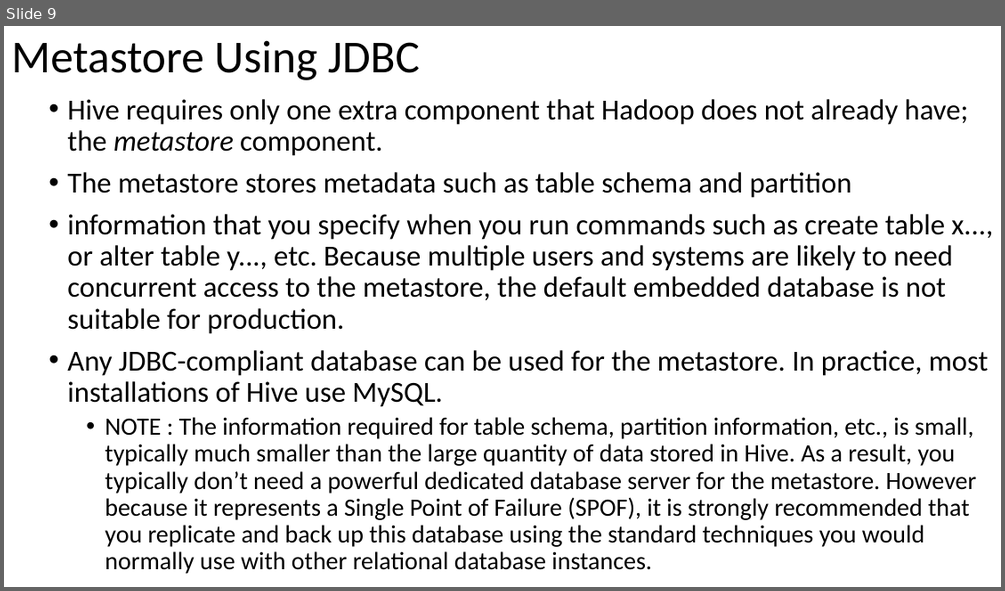
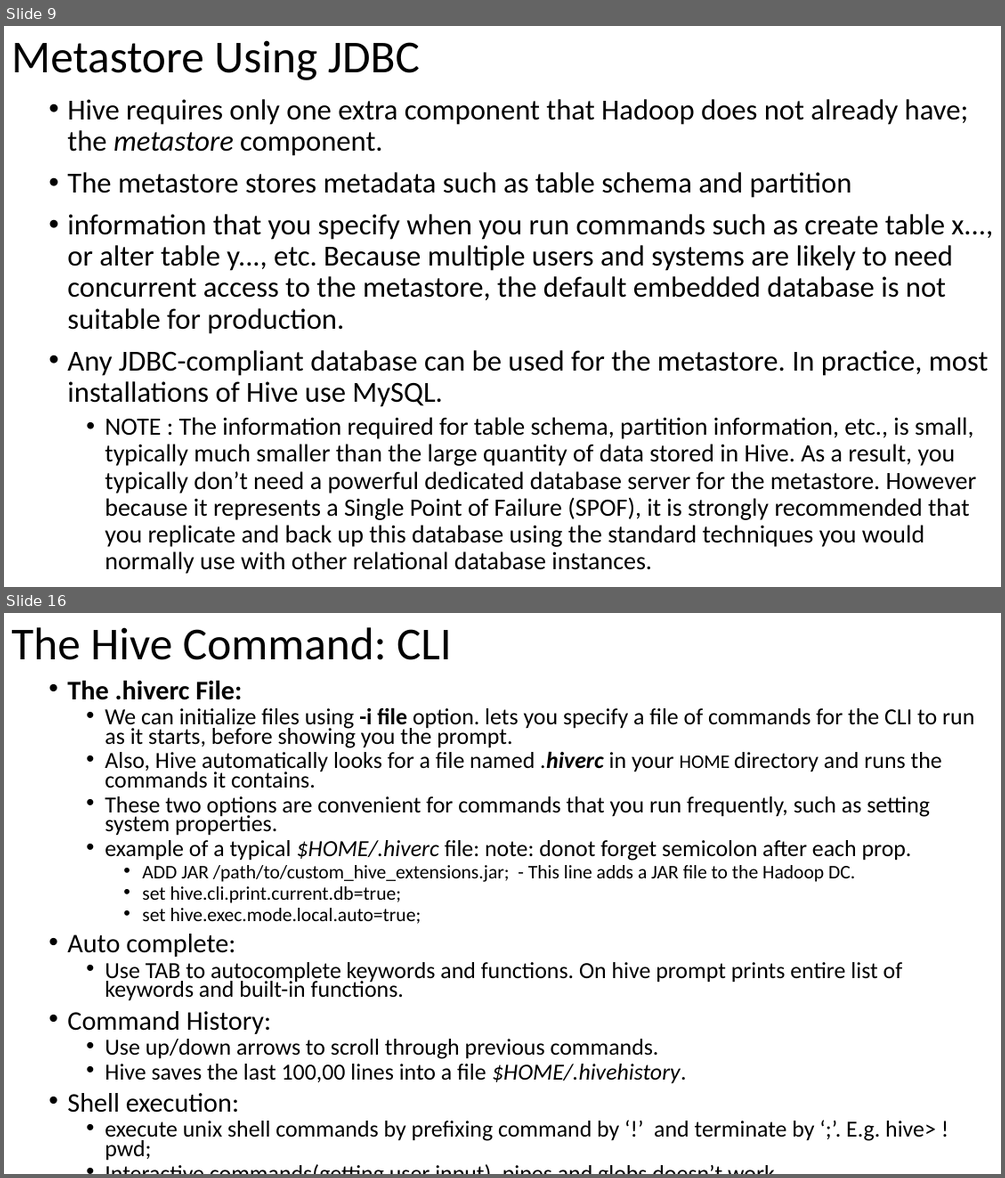
Before and after one commit to email2dorababu/SCALA_Reading, a slide deck: Hive_Def_Guide_mar_2016/Hive_programming_Hive_part1.pptx. Shown one above the other, each under a label of ours: slide 9 before the commit, slides 9 and 16 after it; the slides between them are not shown. The pictures are 1005x591 and 1005x1178 pixels, drawn with LibreOffice and Linux fonts; fonts in the diff are those of the drawing. Boxes give left, top, right and bottom in pixels: in the first picture for what was removed or moved away, otherwise in the second. Text is boxed around its words. In the diff, an @@ line names an element or a change of style, - is before the commit and + after.

```diff
--- a/Hive_Def_Guide_mar_2016/Hive_programming_Hive_part1.pptx
+++ b/Hive_Def_Guide_mar_2016/Hive_programming_Hive_part1.pptx
@@ slide 16 added at [4, 613, 1001, 1174], background #FFFFFF @@
@@ title added at [11, 627, 452, 660], 44 pt, text #000000 @@
+The Hive Command: CLI
@@ text added at [67, 680, 974, 1160], 22.2 pt, text #000000 @@
+• The .hiverc File:
+  • We can initialize files using -i file option. lets you specify a file of commands for the CLI to run as it starts, before showing you the prompt.
+  • Also, Hive automatically looks for a file named .hiverc in your HOME directory and runs the commands it contains.
+  • These two options are convenient for commands that you run frequently, such as setting system properties.
+  • example of a typical $HOME/.hiverc file: note: donot forget semicolon after each prop.
+    • ADD JAR /path/to/custom_hive_extensions.jar; - This line adds a JAR file to the Hadoop DC.
+    • set hive.cli.print.current.db=true;
+    • set hive.exec.mode.local.auto=true;
+• Auto complete:
+  • Use TAB to autocomplete keywords and functions. On hive prompt prints entire list of keywords and built-in functions.
+• Command History:
+  • Use up/down arrows to scroll through previous commands.
+  • Hive saves the last 100,00 lines into a file $HOME/.hivehistory.
+• Shell execution:
+  • execute unix shell commands by prefixing command by ‘!’ and terminate by ‘;’. E.g. hive> ! pwd;
+  • Interactive commands(getting user input), pipes and globs doesn’t work.
```
Also in this commit, not shown: 1 slide changed, 6 other slides added, 1 other file.
